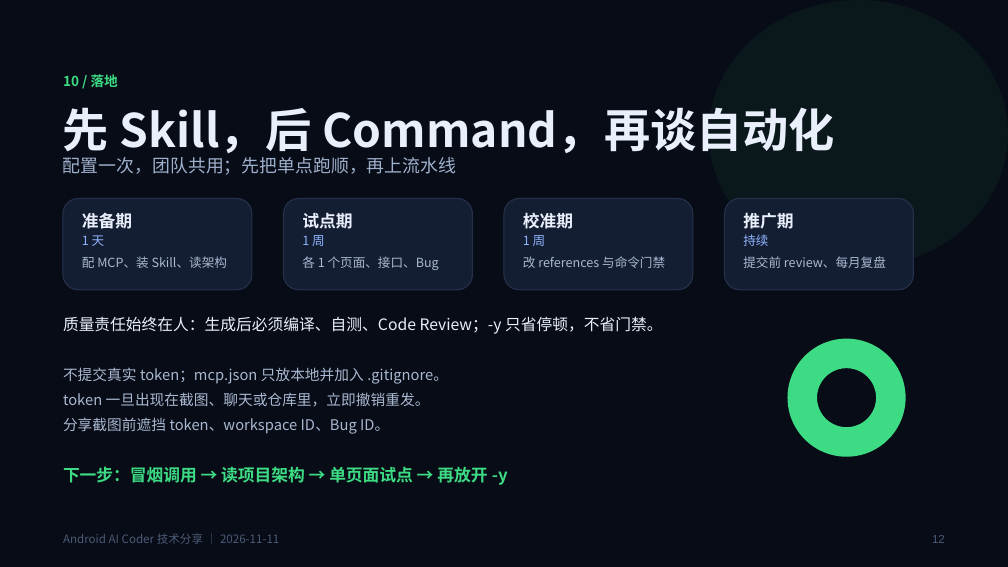
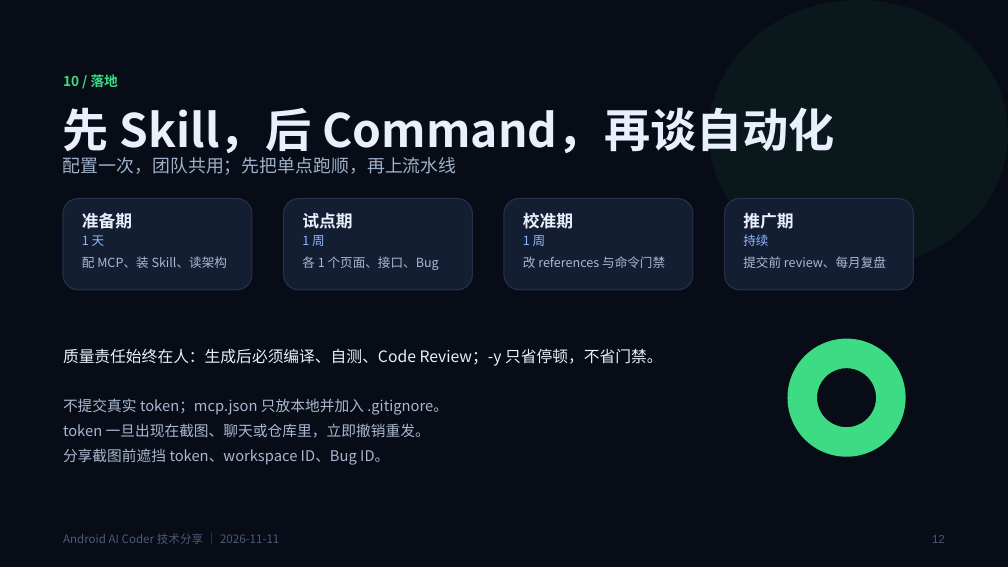
Before and after one commit to Victor2018/AppBase, a slide deck: slide 12 of docs/AICoder/Android-AI-Coder-技术分享.pptx. Drawn at 1008x567 pixels with LibreOffice and Linux fonts; fonts in the diff are those of the drawing. Boxes give left, top, right and bottom in pixels: in the first picture for what was removed or moved away, otherwise in the second. Text is boxed around its words. In the diff, an @@ line names an element or a change of style, - is before the commit and + after.

Commit message:
add ppt

```diff
--- a/docs/AICoder/Android-AI-Coder-技术分享.pptx
+++ b/docs/AICoder/Android-AI-Coder-技术分享.pptx
@@ 4 texts: place and size @@
-4 texts at <box>63,316,662,434</box>
+4 texts at <box>63,348,662,465</box>
@@ text removed at <box>63,466,508,485</box> @@
-下一步：冒烟调用 → 读项目架构 → 单页面试点 → 再放开 -y
```
Also in this commit, not shown: 1 slide added, 1 other file.
